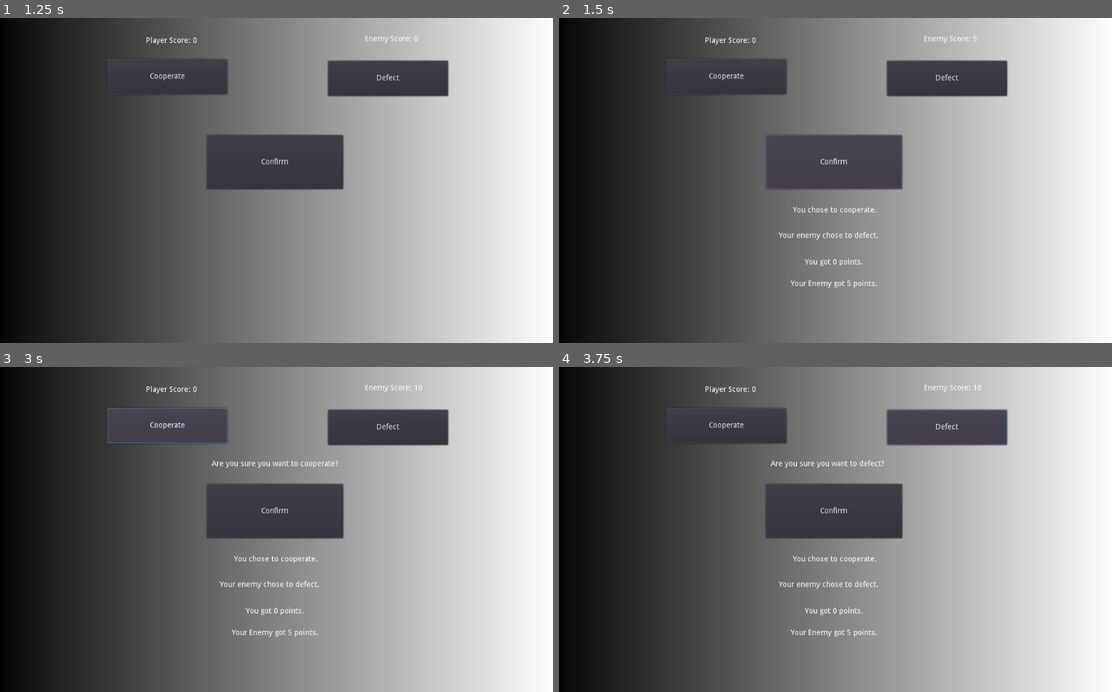
Above: before the commit, frames 1-4 (two rows, left to right).
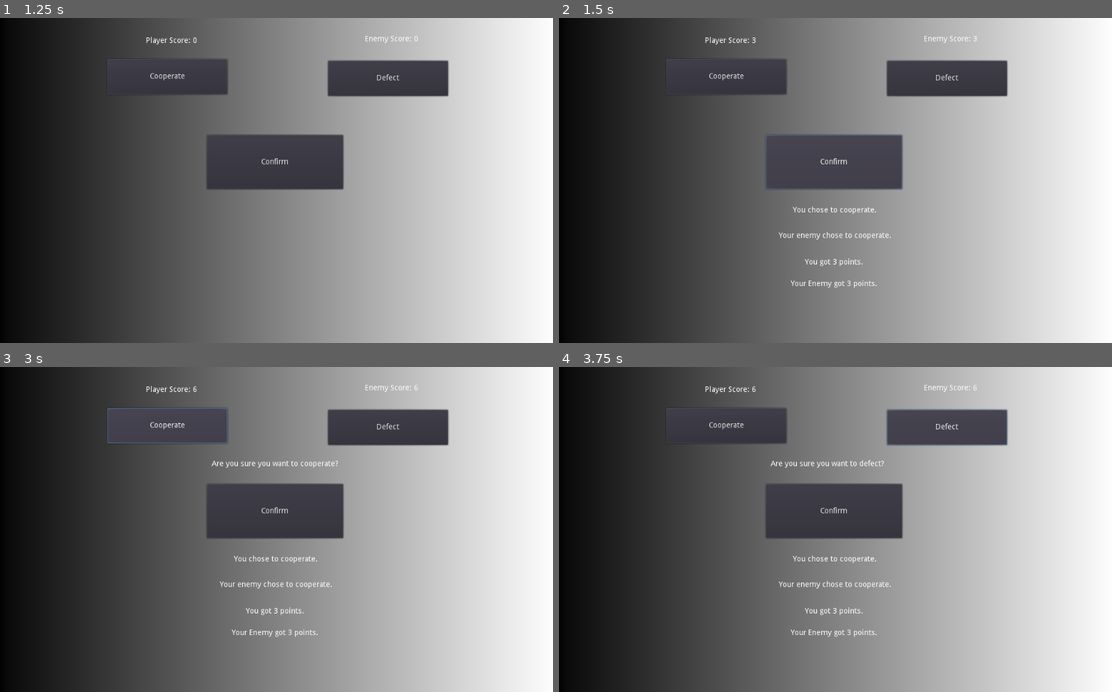
Above: after the commit, the same moments.

Repository: hamzasclone2/prisoners-dilemma
Game: Godot game, scene res://MainMenu.tscn
Same seed, same stepped clock (60 frames per second), same inputs: the game is played once before the commit and once after it.
Inputs:
- Up to frame 1 (1.25 s): click "Play" at 0.5 s
- Up to frame 2 (1.5 s): click "Confirm" at 1.25 s
- Up to frame 3 (3 s): click "Confirm" at 2 s; click "Cooperate" at 2.75 s
- Up to frame 4 (3.75 s): click "Defect" at 3.5 s

Frame 1 is identical in both runs. In frame 2, less than 0.1% of the frame differs, in the area x 34-76%, y 5-82%; in frame 3, less than 0.1%, in the area x 34-77%, y 5-82%; in frame 4, less than 0.1%.

Commit message:
added STFT, Grim, Pavlov, TFTT, and TTFT strategies

Diff:
--- a/Match.gd
+++ b/Match.gd
@@ -20,6 +20,10 @@
 
 var numRounds = 0
 
+var playerHasDefected = false
+var playerDefectTwice = false
+var enemyMustDefectTwice = false
+
 func _ready():
 	playerScoreLabel.text = "Player Score: 0"
 	enemyScoreLabel.text = "Enemy Score: 0"
@@ -35,45 +39,81 @@
 func randomize_strategy():
 	var rng = RandomNumberGenerator.new()
 	rng.randomize()
-	return rng.randi_range(0,5)
+	return rng.randi_range(0,10)
 
 
 func enemyStrategyFunction():
-	if enemyStrategy == 0: # Always Cooperate
+	var rng = RandomNumberGenerator.new()
+	rng.randomize()
+
+	if enemyStrategy == 0: # Unconditional Cooperator
 		enemyChoice = 0
-	elif enemyStrategy == 1: # Always Defect
+	elif enemyStrategy == 1: # Unconditional Defector
 		enemyChoice = 1
 	elif enemyStrategy == 2: # Random
-		var rng = RandomNumberGenerator.new()
-		rng.randomize()
 		enemyChoice = rng.randi_range(0,1)
-	elif enemyStrategy == 3: # Switch-0
+	elif enemyStrategy == 3: # Switch-Cooperate
 		if(numRounds == 0):
 			enemyChoice = 0
-			lastEnemyChoice = 0
 		else:
 			if(lastEnemyChoice == 0):
 				enemyChoice = 1
-				lastEnemyChoice = 1
 			elif(lastEnemyChoice == 1):
 				enemyChoice = 0
-				lastEnemyChoice = 0
-	elif enemyStrategy == 4: # Switch-1
+	elif enemyStrategy == 4: # Switch-Defect
 		if(numRounds == 0):
 			enemyChoice = 1
-			lastEnemyChoice = 1
 		else:
 			if(lastEnemyChoice == 0):
 				enemyChoice = 1
-				lastEnemyChoice = 1
 			elif(lastEnemyChoice == 1):
 				enemyChoice = 0
-				lastEnemyChoice = 0
 	elif enemyStrategy == 5: # Tit-for-tat
 		if(numRounds == 0):
 			enemyChoice = 0
 		else:
 			enemyChoice = lastPlayerChoice
+	elif enemyStrategy == 6: # Suspicious Tit-for-tat
+		if(numRounds == 0):
+			enemyChoice = 1
+		else:
+			enemyChoice = lastPlayerChoice
+	elif enemyStrategy == 7: # Grim
+		if playerHasDefected:
+			enemyChoice = 1
+		else:
+			enemyChoice = 0
+	elif enemyStrategy == 8: # Pavlov / Win-stay-lose-shift / Singleton
+		if(numRounds == 0):
+			enemyChoice = 0
+		else:
+			if(lastPlayerChoice == lastEnemyChoice):
+				enemyChoice = 0
+			else:
+				enemyChoice = 1
+	elif enemyStrategy == 9: # Tit-for-two-tats
+		if(numRounds == 0):
+			enemyChoice = 0
+		else:
+			if(playerDefectTwice):
+				enemyChoice = 1
+			else:
+				enemyChoice = 0
+	elif enemyStrategy == 10: # Two-tits-for-tat
+		if(numRounds == 0):
+			enemyChoice = 0
+		else:
+			if(lastPlayerChoice == 1):
+				enemyChoice = 1
+				enemyMustDefectTwice = true
+			elif(enemyMustDefectTwice):
+				enemyChoice == 1
+				if(playerChoice == 0):
+					enemyMustDefectTwice = false
+			elif(lastPlayerChoice == 0):
+				enemyChoice = 0
+				enemyMustDefectTwice = false
+
 
 
 func _on_cButton_button_up():
@@ -88,8 +128,16 @@
 
 func _on_confirmButton_button_up():
 	enemyStrategyFunction()
+	if(playerChoice == 1 and lastPlayerChoice == 1):
+		playerDefectTwice = true
+	else:
+		playerDefectTwice = false
 	lastPlayerChoice = playerChoice
+	lastEnemyChoice = enemyChoice
 	numRounds += 1
+	if(playerChoice == 1 and playerHasDefected == false):
+		playerHasDefected = true
+
 	if(playerChoice == 0 and enemyChoice == 0):
 		playerScore += 3
 		enemyScore += 3
